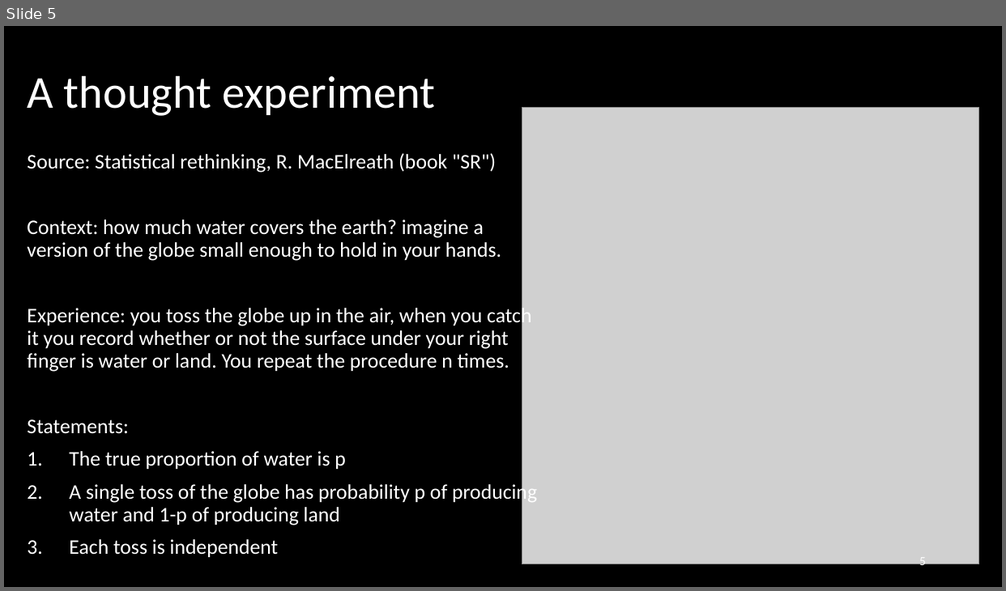
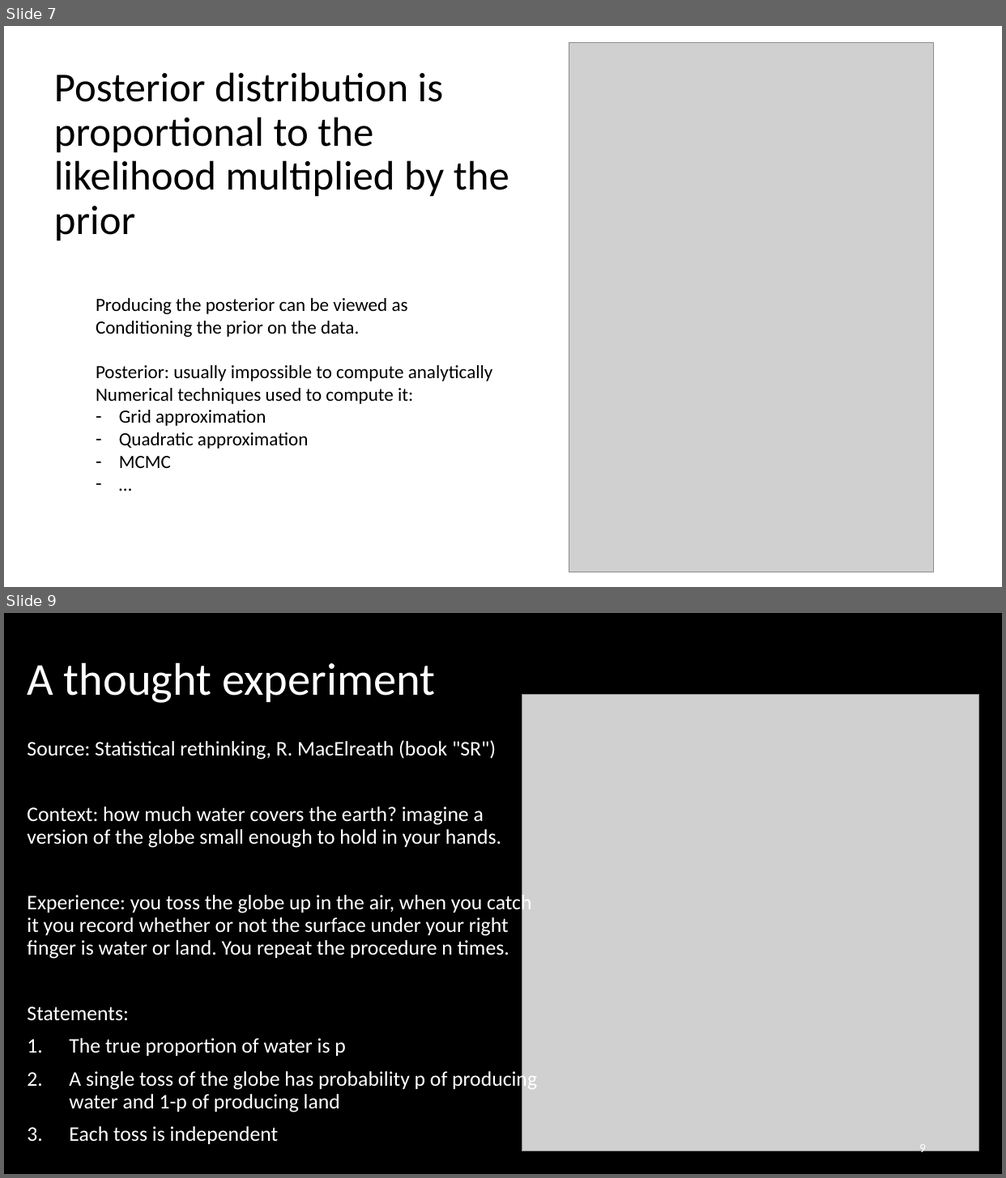
Before and after one commit to jpwhalley/GMS_Stats_Course, a slide deck: 3_Introduction_Bayesian_Modelling/practical_nb.1.pptx. Shown one above the other, each under a label of ours: slide 5 before the commit, slides 7 and 9 after it; the slides between them are not shown. The pictures are 1006x591 and 1006x1178 pixels, drawn with LibreOffice and Linux fonts; fonts in the diff are those of the drawing; grey boxes stand for pictures. Boxes give left, top, right and bottom in pixels: in the first picture for what was removed or moved away, otherwise in the second. Text is boxed around its words. In the diff, an @@ line names an element or a change of style, - is before the commit and + after.

```diff
--- a/3_Introduction_Bayesian_Modelling/practical_nb.1.pptx
+++ b/3_Introduction_Bayesian_Modelling/practical_nb.1.pptx
@@ slide 7 added at <box>4,26,1002,587</box>, background #FFFFFF @@
@@ picture added at <box>569,42,933,572</box> @@
@@ title added at <box>54,72,509,241</box>, 39.6 pt, text #000000 @@
+Posterior distribution is proportional to the likelihood multiplied by the prior
@@ text added at <box>96,298,493,468</box>, 18 pt, text #000000 @@
+Producing the posterior can be viewed as
+Conditioning the prior on the data.
+Posterior: usually impossible to compute analytically
+Numerical techniques used to compute it:
+– Grid approximation
+– Quadratic approximation
+– MCMC
+– …
@@ what was slide 5 is now slide 9 @@
```
Also in this commit, not shown: 2 slides changed, 4 other slides added, 1 slide removed.
